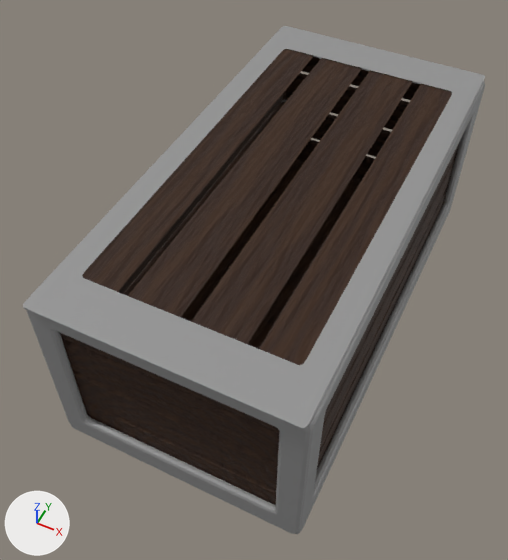
Two versions of the Blender file Assets/Objects/chest.blend, one commit apart.
The view is the same before and after, from a 50 mm camera at (1.03, -2.47, 3.41) aimed at (-0.1, -0.21, 0.59). Arrows for +X, +Y and +Z are at lower left; the lights stay in place.

Objects in the first picture: 'steel', 'steel cap', 'wood', 'wood_cap'.
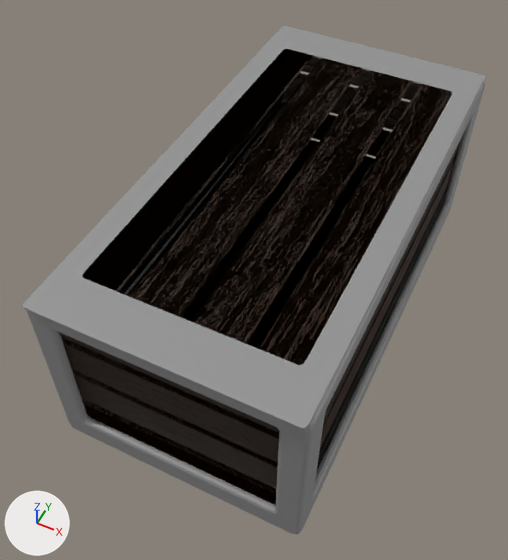
The change, as JSON lines over the scene's bpy script:
```json
{"op": "add", "block": "img_chest_wood_cap_normal_png", "code": ["img_chest_wood_cap_normal_png = load_image('chest_wood_cap_normal.png', 'chest_wood_cap_normal.png', 1024, 1024, 'sRGB')"]}
{"op": "add", "block": "img_chest_wood_cap", "code": ["img_chest_wood_cap = load_image('chest_wood_cap', 'chest_wood_cap_roughness.png', 1024, 1024, 'Non-Color')"]}
{"op": "add", "block": "img_chest_wood_cap_png", "code": ["img_chest_wood_cap_png = load_image('chest_wood_cap.png', 'chest_wood_cap.png', 1024, 1024, 'sRGB')"]}
{"op": "add", "block": "img_chest_wood_png", "code": ["img_chest_wood_png = load_image('chest_wood.png', 'chest_wood.png', 1024, 1024, 'sRGB')"]}
{"op": "add", "block": "img_chest_wood_roughness_png", "code": ["img_chest_wood_roughness_png = load_image('chest_wood_roughness.png', 'chest_wood_roughness.png', 1024, 1024, 'sRGB')"]}
{"op": "add", "block": "img_chest_wood", "code": ["img_chest_wood = load_image('chest_wood', 'chest_wood_normal.png', 1024, 1024, 'sRGB')"]}
{"op": "add", "block": "mat_wood_cap_chest", "code": ["mat_wood_cap_chest = bpy.data.materials.new('wood_cap_chest')", "# uses the picture img_chest_wood_cap", "# uses the picture img_chest_wood_cap_normal_png", "# uses the picture img_chest_wood_cap_png"]}
{"op": "add", "block": "mat_wood_chest", "code": ["mat_wood_chest = bpy.data.materials.new('Wood_chest')", "# uses the picture img_chest_wood", "# uses the picture img_chest_wood_png", "# uses the picture img_chest_wood_roughness_png"]}
{"block": "me_cube", "where": "me_cube.from_pydata(...)  # 32 vertices, 17 faces; spans x -0.75..0.75, y -1.5..1.5, z 0.0..1.2"}
{"op": "remove", "block": "me_cube", "code": "me_cube.materials.append(mat_wood)"}
{"op": "add", "block": "me_cube", "code": "me_cube.materials.append(mat_wood_chest)"}
{"block": "me_cube_003", "where": "me_cube_003.from_pydata(...)  # 16 vertices, 4 faces; spans x -1.0..1.0, y -1.0..1.0, z 1.0"}
{"block": "me_cube_003", "where": "# used by ob_wood_cap; parent = ob_cap; location = (0.0, 0.0, 1.17); scale = (0.6, 1.2, 0.04)"}
{"op": "remove", "block": "me_cube_003", "code": "me_cube_003.materials.append(mat_wood_cap)"}
{"block": "me_cube_003", "change": "me_cube_003 part 1: texture (UV) coordinates of 4 of 4 faces, centred in x -0.77..0.77, y 0.0, z 1.0, changed; they spanned u 0.62..0.88, v 0.5..0.75 and now span u 0.0..1.0, v 0.0..1.0"}
{"op": "add", "block": "me_cube_003", "code": "me_cube_003.materials.append(mat_wood_cap_chest)"}
```

Where the change shows, as pixel boxes [x1, y1, x2, y2] in the pictures (508 x 560 px):
```json
{"object": "wood_cap", "change": "recoloured, surface changed", "before": [82, 49, 452, 365], "after": [82, 49, 452, 365], "on screen": "brown to black"}
{"object": "wood", "change": "recoloured", "before": [63, 57, 452, 505], "after": [63, 57, 452, 505]}
```
